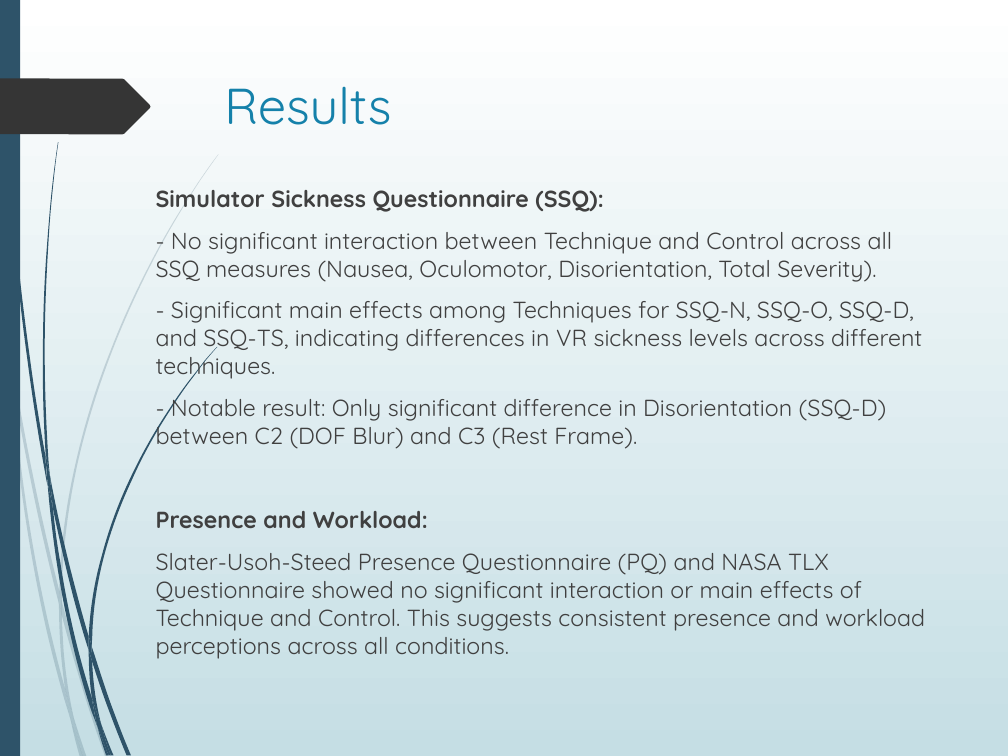
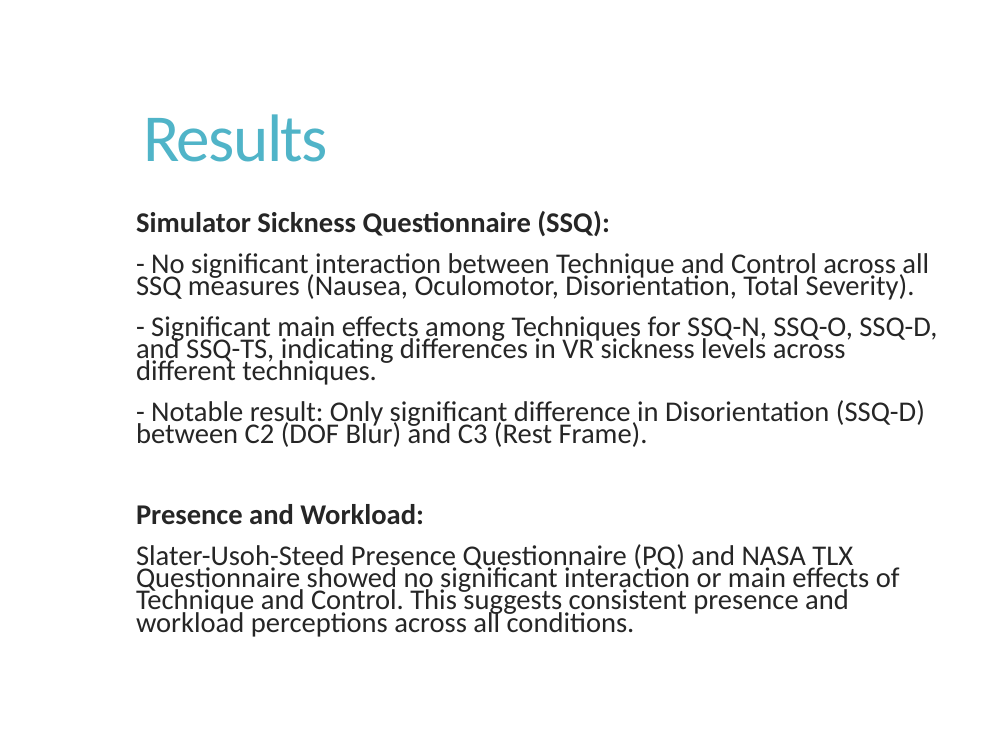
Before and after one commit to Akash3121/3D, a slide deck: slide 12 of Paper-Presentation/Akash - VR_Sickness_Mitigation_Methods_Presentation.pptx (slide 11 before the commit). Drawn at 1008x756 pixels with LibreOffice and Linux fonts; fonts in the diff are those of the drawing; background and template pictures are left out. Boxes give left, top, right and bottom in pixels: in the first picture for what was removed or moved away, otherwise in the second. Text is boxed around its words. In the diff, an @@ line names an element or a change of style, - is before the commit and + after.

```diff
--- a/Paper-Presentation/Akash - VR_Sickness_Mitigation_Methods_Presentation.pptx
+++ b/Paper-Presentation/Akash - VR_Sickness_Mitigation_Methods_Presentation.pptx
@@ background gradient #FFFFFF to #C5DEE5 to picture (left out) @@
@@ rectangle removed at (x1=0, y1=0, x2=20, y2=756) @@
@@ freeform shape removed at (x1=0, y1=79, x2=150, y2=135) @@
@@ title "Results" moved from (x1=224, y1=86, x2=391, y2=125) to (x1=143, y1=114, x2=327, y2=162) @@
@@ title "Results" at (x1=143, y1=114, x2=327, y2=162): size 36 to 48 pt, font Quicksand to Calibri, text colour #1581AA to #50B4C8, letter spacing 0 to -1.2 pt; line spacing 1 to 0.9; vertical alignment top to middle @@
@@ text "Simulator Sickness Questionnaire (SSQ):" moved from (x1=156, y1=190, x2=925, y2=659) to (x1=136, y1=211, x2=937, y2=637) @@
@@ text "Simulator Sickness Questionnaire (SSQ):" at (x1=136, y1=211, x2=937, y2=637): size 16.6 to 20.4 pt, font Quicksand to Calibri, text colour #404040 to #262626; line spacing 1 to 0.65; more space between paragraphs @@
@@ group removed at (x1=0, y1=154, x2=219, y2=756): 10 freeform shapes @@
@@ group removed at (x1=2, y1=0, x2=218, y2=756): 12 freeform shapes @@
```
Also in this commit, not shown: 17 other slides changed, 1 slide added.
